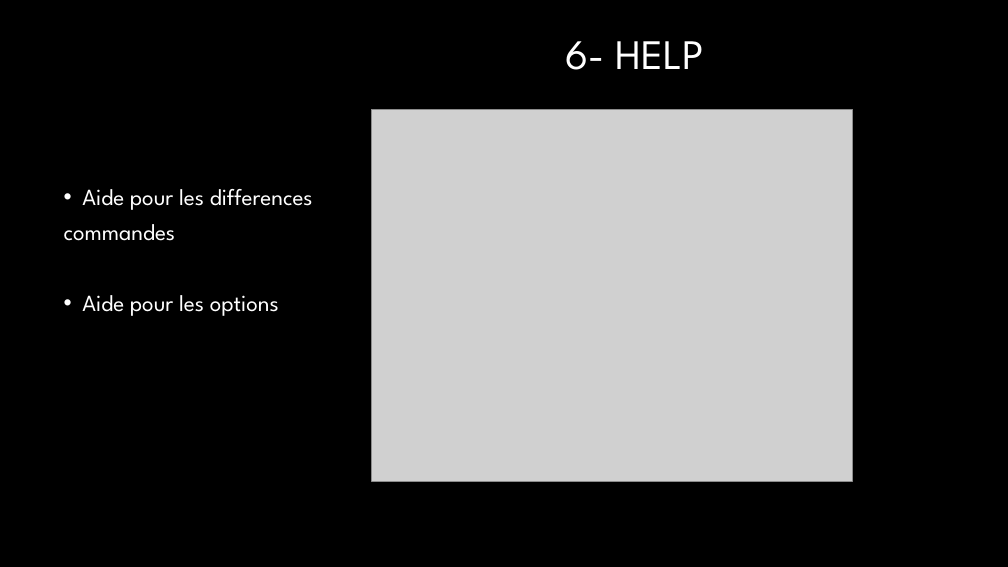
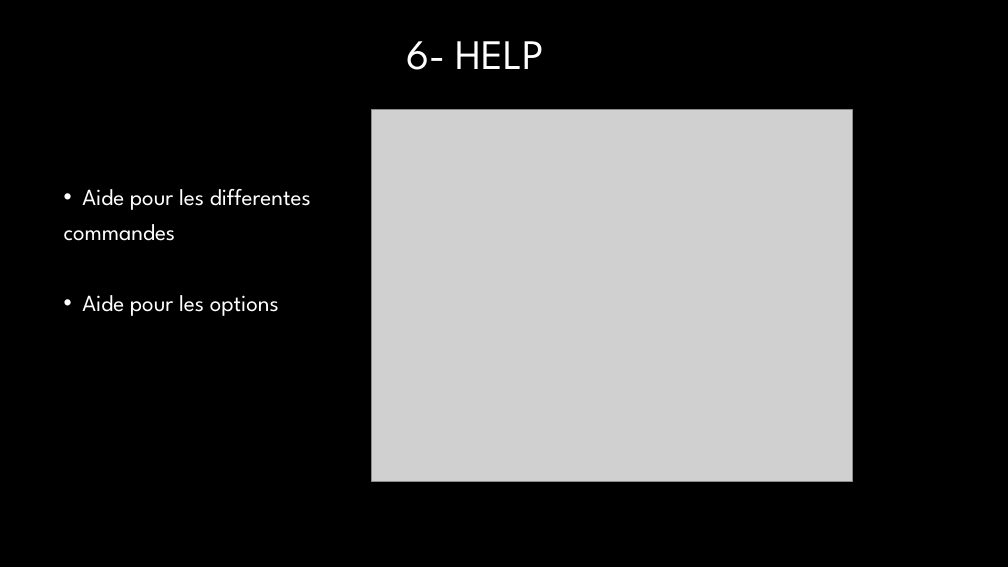
Before and after one commit to FernandezBenjamin/Admin-Windows-Server, a slide deck: slide 10 of ppt_final.pptx. Drawn at 1008x567 pixels with LibreOffice and Linux fonts; fonts in the diff are those of the drawing; grey boxes stand for pictures; background and template pictures are left out. Boxes give left, top, right and bottom in pixels: in the first picture for what was removed or moved away, otherwise in the second. Text is boxed around its words. In the diff, an @@ line names an element or a change of style, - is before the commit and + after.

```diff
--- a/ppt_final.pptx
+++ b/ppt_final.pptx
@@ title "6- HELP" at <box>406,41,545,70</box>: alignment right to centre @@
@@ text at <box>82,189,311,210</box>: text changed @@
-• Aide pour les differences
+• Aide pour les differentes
```
Also in this commit, not shown: 9 other slides changed.
